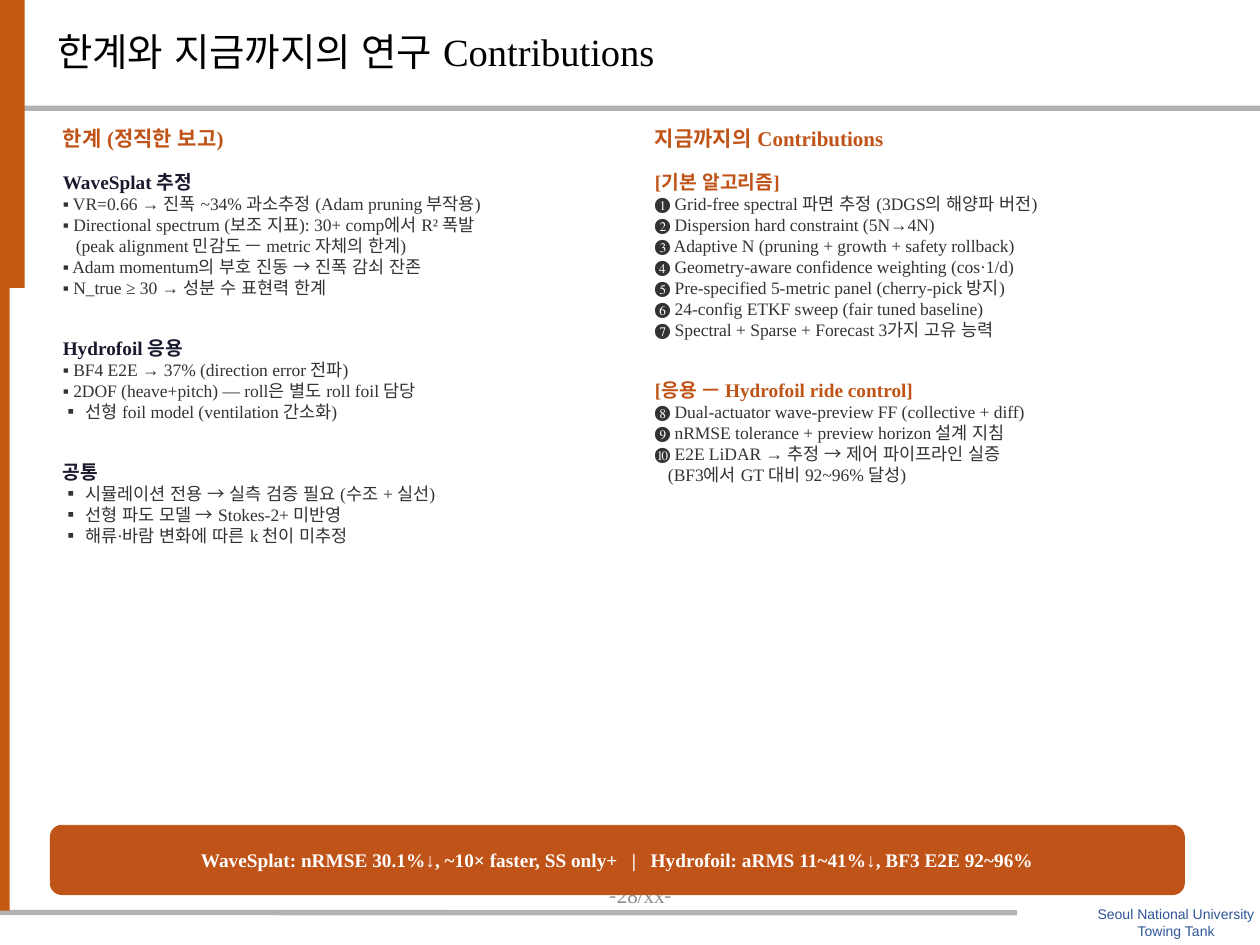
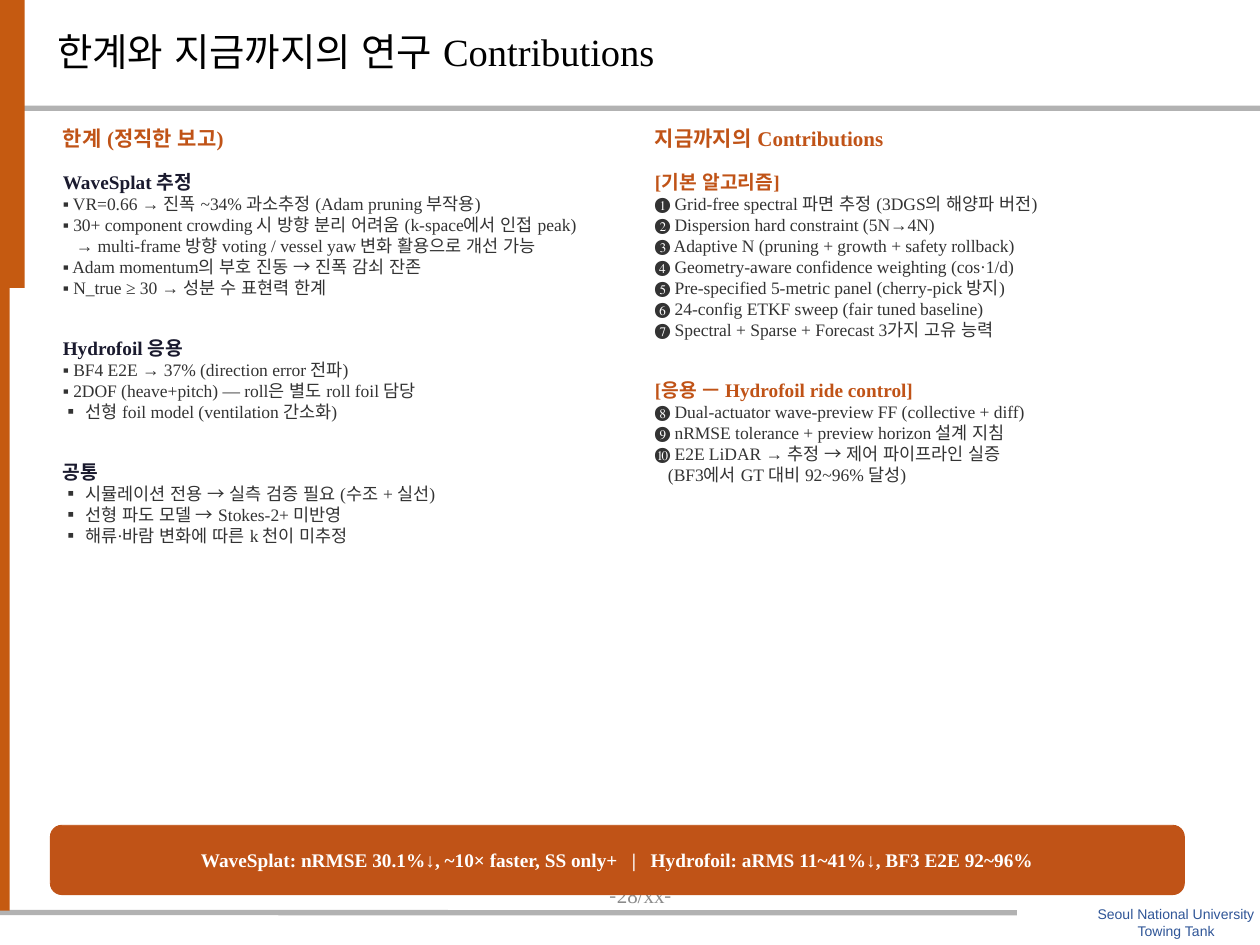
Before and after one commit to SAEYONGPARK94/wavesplat, a slide deck: slide 29 of wavesplat/docs/labmeeting_wavesplat.pptx. Drawn at 1260x945 pixels with LibreOffice and Linux fonts; fonts in the diff are those of the drawing; background and template pictures are left out. Boxes give left, top, right and bottom in pixels: in the first picture for what was removed or moved away, otherwise in the second. Text is boxed around its words. In the diff, an @@ line names an element or a change of style, - is before the commit and + after.

```diff
--- a/wavesplat/docs/labmeeting_wavesplat.pptx
+++ b/wavesplat/docs/labmeeting_wavesplat.pptx
@@ text at [73, 213, 577, 256]: text changed @@
-▪ Directional spectrum (보조 지표): 30+ comp에서 R² 폭발
-(peak alignment 민감도 — metric 자체의 한계)
+▪ 30+ component crowding 시 방향 분리 어려움 (k-space에서 인접 peak)
+→ multi-frame 방향 voting / vessel yaw 변화 활용으로 개선 가능
```
Also in this commit, not shown: 1 other slide changed, 1 other file.
